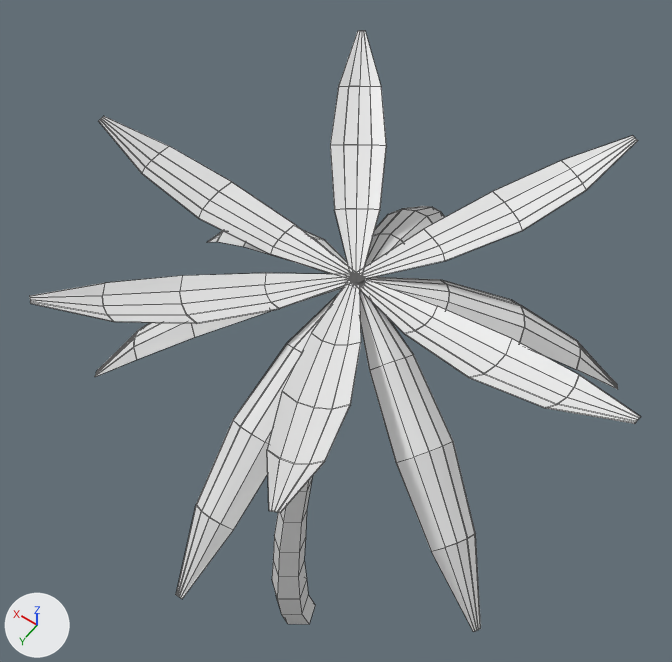
Renders of the Blender file Assets/Models/Palm tree.blend from each side of a commit.
The view is the same before and after, from a 50 mm camera at (-3.84, 4.3, 14.66) aimed at (0.68, -2.01, 4.73). The lights are fixed; the arrows at lower left show +X, +Y and +Z. Mesh edges are drawn as thin lines.

The first picture shows 'Palm tree top', 'Palm tree trunk'.
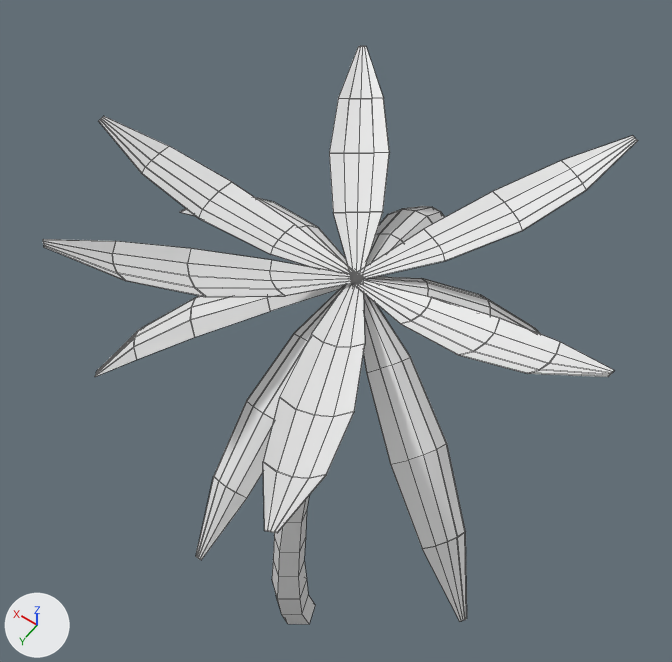
Where the newer file only moved an object's origin or applied its transform, the numbers keep the older frame.

The edits, one by one:
me_palm_tree_top has 300 vertices, 192 faces and spans x -3.41..3.42, y -4.85..1.98, z 4.52..7.63.
me_palm_tree_top is used by ob_palm_tree_top; location (0.0, 0.0, 0.0).
me_palm_tree_top part 1: the loose piece of 25 vertices spanning x -0.34..0.34, y -1.5..1.98, z 4.52..6.73 is scaled about its middle by 0.889, then moved by (0.02, -0.21, 0.14).
me_palm_tree_top part 2: the loose piece of 25 vertices spanning x -2.95..0.05, y -1.53..0.4, z 4.53..6.73 is multiplied about its middle by the matrix ((0.997, 0.012, -0.081), (-0.005, 0.997, 0.075), (0.082, -0.074, 0.994)), then moved by (0.11, -0.07, -0.18).
me_palm_tree_top part 3: the loose piece of 25 vertices spanning x -2.82..0.04, y -3.58..-1.44, z 4.53..6.73 is scaled about its middle by 0.812, then moved by (0.31, 0.2, 0.21).
me_palm_tree_top part 4: the loose piece of 25 vertices spanning x -0.07..3.31, y -2.49..-1.44, z 4.54..6.74 is multiplied about its middle by the matrix ((1.104, 0.01, -0.119), (-0.01, 1.11, -0.003), (0.119, 0.004, 1.104)), then moved by (0.32, -0.07, 0.08).
me_palm_tree_top part 5: the loose piece of 25 vertices spanning x -1.37..0.1, y -1.54..1.68, z 6.71..7.61 is scaled about its middle by 1.08, then moved by (-0.05, 0.05, 0.02).
me_palm_tree_top part 6: the loose piece of 25 vertices spanning x -3.41..0.08, y -1.6..-0.8, z 6.71..7.58 is turned 8.3 degrees about the y axis through its middle and scaled by 0.925, then moved by (0.16, 0.0, 0.2).
me_palm_tree_top part 7: the loose piece of 25 vertices spanning x -0.03..1.99, y -4.39..-1.45, z 6.71..7.6 is multiplied about its middle by the matrix ((1.101, 0.02, 0.143), (-0.002, 1.101, -0.14), (-0.144, 0.138, 1.092)), then moved by (0.13, -0.21, -0.28).
me_palm_tree_top part 8: the loose piece of 25 vertices spanning x -0.01..2.07, y -1.56..1.28, z 6.7..7.63 is multiplied about its middle by the matrix ((0.991, -0.012, -0.136), (-0.012, 0.985, -0.175), (0.136, 0.175, 0.975)), then moved by (-0.12, -0.11, 0.36).

Boxes [x1, y1, x2, y2] around the edits, measured in the pictures (672 x 662 px; the box of a moved part takes in the faces that stretch with it):
'Palm tree top', reshaped: before [29, 31, 641, 632]; after [43, 46, 638, 622]
part 1 of me_palm_tree_top, moved or reshaped: before [176, 277, 356, 599]; after [196, 274, 361, 560]
part 2 of me_palm_tree_top, moved or reshaped: before [352, 277, 481, 632]; after [353, 277, 467, 622]
part 3 of me_palm_tree_top, moved or reshaped: before [356, 276, 618, 389]; after [352, 275, 540, 334]
part 4 of me_palm_tree_top, moved or reshaped: before [208, 229, 364, 283]; after [180, 198, 364, 283]
part 5 of me_palm_tree_top, moved or reshaped: before [267, 277, 361, 513]; after [263, 284, 365, 533]
part 6 of me_palm_tree_top, moved or reshaped: before [357, 278, 641, 424]; after [354, 280, 614, 377]
part 7 of me_palm_tree_top, moved or reshaped: before [330, 31, 387, 277]; after [329, 46, 390, 277]
part 8 of me_palm_tree_top, moved or reshaped: before [29, 273, 351, 324]; after [43, 239, 355, 297]
